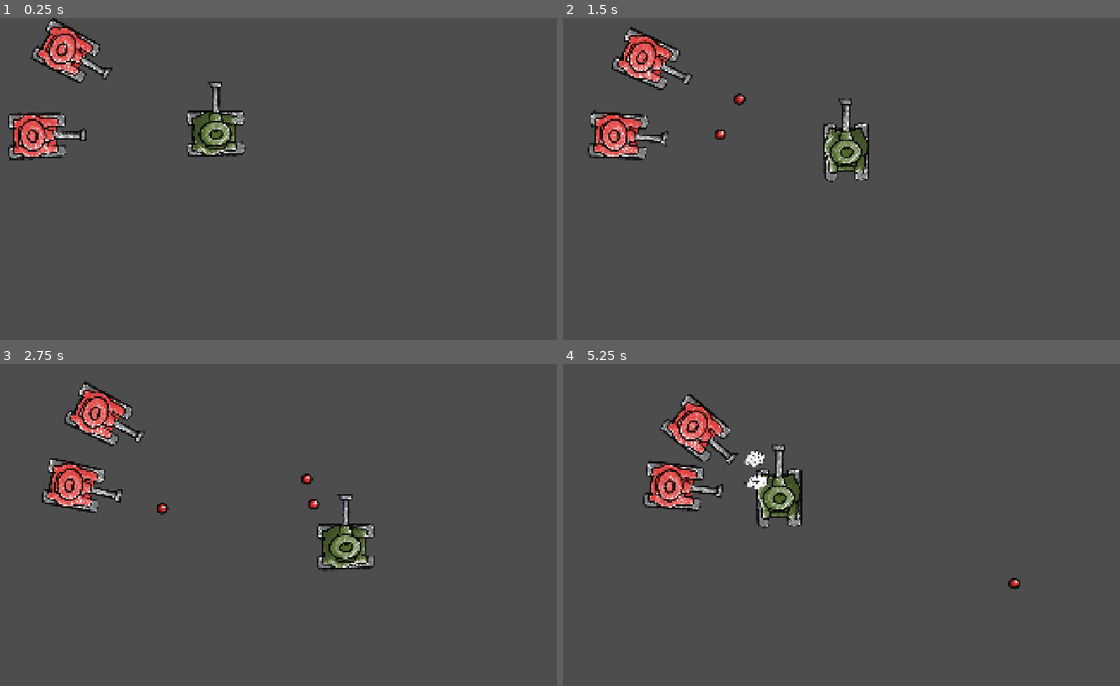
Above: before the commit, frames 1-4 (two rows, left to right).
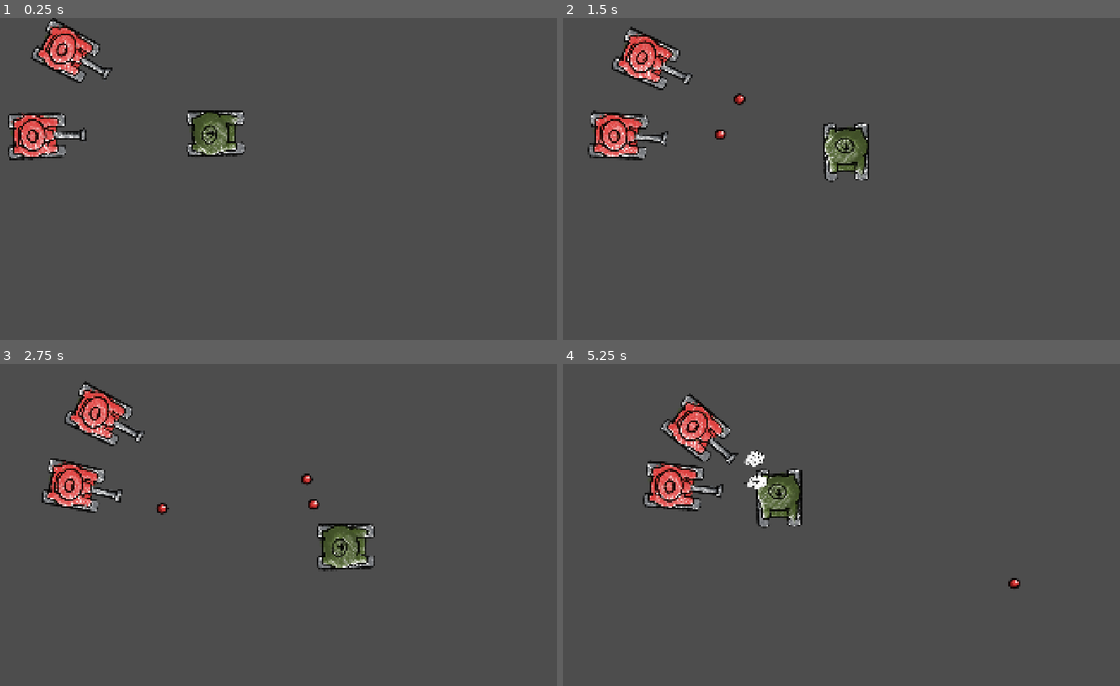
Above: after the commit, the same moments.

Repository: nuclearmayhem1/PapirStridsvogner
Game: Godot game, scene res://Scenes/bandittest.tscn
Same seed, same stepped clock (60 frames per second), same inputs: the game is played once before the commit and once after it. The project has no main scene, so this scene is started directly.
Inputs:
- Up to frame 1 (0.25 s): no input
- Up to frame 2 (1.5 s): hold D (move_right) 0.53-1.28 s; hold S (move_down) from 1.28 s (still down)
- Up to frame 3 (2.75 s): release S (move_down) at 2.03 s; hold D (move_right) from 2.03 s (still down)
- Up to frame 4 (5.25 s): release D (move_right) at 2.78 s; hold W (move_up) 2.78-3.53 s; hold A (move_left) 3.53-5.03 s; hold S (move_down) from 5.03 s (still down)

The runs differ from the first frame. In frame 1, 0.6% of the frame differs, in the area x 35-42%, y 19-41%; in frame 2, 0.5%; in frame 3, 0.5%; in frame 4, 0.6%.

Commit message:
Tidied some stuff up

Diff:
--- /dev/null
+++ b/papir-stridsvogner/Eksempel/eksempel.tscn
@@ -0,0 +1,30 @@
+[gd_scene format=3 uid="uid://d2sf7lmlptads"]
+
+[ext_resource type="PackedScene" uid="uid://bnuqbtkjkp1k0" path="res://Scenes/spiller.tscn" id="1_acy74"]
+[ext_resource type="PackedScene" uid="uid://dheg1cgn3jwtu" path="res://Scenes/kanon.tscn" id="2_h758t"]
+[ext_resource type="PackedScene" uid="uid://dh47jjsbopqah" path="res://Scenes/Vegger.tscn" id="3_5l251"]
+[ext_resource type="PackedScene" uid="uid://byo2w5gabse4e" path="res://Scenes/banditt.tscn" id="3_h758t"]
+[ext_resource type="PackedScene" uid="uid://d0xcmqiwcvt4e" path="res://Scenes/HpBar.tscn" id="5_h1vif"]
+
+[node name="Node2D" type="Node2D" unique_id=1808755597]
+
+[node name="Spiller" parent="." unique_id=1425814717 instance=ExtResource("1_acy74")]
+position = Vector2(884, 438)
+
+[node name="Kanon" parent="Spiller" unique_id=231075190 instance=ExtResource("2_h758t")]
+
+[node name="Banditt" parent="." unique_id=1097819703 instance=ExtResource("3_h758t")]
+position = Vector2(183, 475)
+
+[node name="Banditt2" parent="." unique_id=824915514 instance=ExtResource("3_h758t")]
+position = Vector2(1211, 758)
+
+[node name="Banditt3" parent="." unique_id=1867037200 instance=ExtResource("3_h758t")]
+position = Vector2(1717, 136)
+
+[node name="Vegger" parent="." unique_id=1763322066 instance=ExtResource("3_5l251")]
+
+[node name="Control" parent="." unique_id=415434373 instance=ExtResource("5_h1vif")]
+z_index = 9
+
+[connection signal="player_damage" from="Spiller" to="Control" method="_on_spiller_player_damage"]
--- /dev/null
+++ b/papir-stridsvogner/Scenes/HpBar.tscn
@@ -0,0 +1,39 @@
+[gd_scene format=3 uid="uid://d0xcmqiwcvt4e"]
+
+[ext_resource type="Script" uid="uid://bx8keswr5mxbe" path="res://Scripts/hpbar.gd" id="1_10kfc"]
+
+[sub_resource type="StyleBoxFlat" id="StyleBoxFlat_acy74"]
+bg_color = Color(0.06683296, 0.16911525, 0.032422367, 1)
+
+[sub_resource type="StyleBoxFlat" id="StyleBoxFlat_5l251"]
+bg_color = Color(0.32324338, 0.732155, 0, 1)
+
+[sub_resource type="LabelSettings" id="LabelSettings_acy74"]
+font_size = 76
+font_color = Color(1, 0, 0, 1)
+shadow_size = 2
+shadow_color = Color(0, 0, 0, 0.7529412)
+
+[node name="ProgressBar" type="ProgressBar" unique_id=820357167]
+offset_left = 71.0
+offset_top = 53.0
+offset_right = 542.0
+offset_bottom = 124.0
+theme_override_styles/background = SubResource("StyleBoxFlat_acy74")
+theme_override_styles/fill = SubResource("StyleBoxFlat_5l251")
+max_value = 5.0
+value = 5.0
+show_percentage = false
+script = ExtResource("1_10kfc")
+
+[node name="TapTekst" type="Label" parent="." unique_id=230564955]
+visible = false
+layout_mode = 0
+offset_left = -75.0
+offset_top = -51.0
+offset_right = 1847.0
+offset_bottom = 1027.0
+text = "YOU LOSE"
+label_settings = SubResource("LabelSettings_acy74")
+horizontal_alignment = 1
+vertical_alignment = 1
--- /dev/null
+++ b/papir-stridsvogner/Scenes/Vegger.tscn
@@ -0,0 +1,177 @@
+[gd_scene format=3 uid="uid://dh47jjsbopqah"]
+
+[ext_resource type="Texture2D" uid="uid://bgthaoxh6dak8" path="res://Assets/HinderSnubletråd.png" id="1_wlkvx"]
+
+[sub_resource type="RectangleShape2D" id="RectangleShape2D_pjpqf"]
+size = Vector2(20, 1107)
+
+[sub_resource type="RectangleShape2D" id="RectangleShape2D_6jkyn"]
+size = Vector2(1925, 20)
+
+[node name="StaticBody2D2" type="StaticBody2D" unique_id=1763322066]
+
+[node name="CollisionShape2D" type="CollisionShape2D" parent="." unique_id=367102172]
+position = Vector2(0, 543.5)
+shape = SubResource("RectangleShape2D_pjpqf")
+
+[node name="CollisionShape2D2" type="CollisionShape2D" parent="." unique_id=301619744]
+position = Vector2(960.5, 0)
+shape = SubResource("RectangleShape2D_6jkyn")
+
+[node name="CollisionShape2D3" type="CollisionShape2D" parent="." unique_id=220675838]
+position = Vector2(969.5, 1080)
+shape = SubResource("RectangleShape2D_6jkyn")
+
+[node name="CollisionShape2D4" type="CollisionShape2D" parent="." unique_id=111764608]
+position = Vector2(1920, 543.5)
+shape = SubResource("RectangleShape2D_pjpqf")
+
+[node name="Sprite2D" type="Sprite2D" parent="." unique_id=1607088553]
+position = Vector2(8.753, 112.99721)
+rotation = 1.5707964
+scale = Vector2(0.41157687, 0.5777431)
+texture = ExtResource("1_wlkvx")
+
+[node name="Sprite2D2" type="Sprite2D" parent="." unique_id=563064569]
+position = Vector2(3.752999, 325.9972)
+rotation = 1.5707964
+scale = Vector2(0.41157687, 0.5777431)
+texture = ExtResource("1_wlkvx")
+
+[node name="Sprite2D3" type="Sprite2D" parent="." unique_id=453571187]
+position = Vector2(0.7529986, 539.9972)
+rotation = 1.5707964
+scale = Vector2(0.41157687, 0.5777431)
+texture = ExtResource("1_wlkvx")
+
+[node name="Sprite2D4" type="Sprite2D" parent="." unique_id=1705205687]
+position = Vector2(-2.2470012, 755.99725)
+rotation = 1.5707964
+scale = Vector2(0.41157687, 0.5777431)
+texture = ExtResource("1_wlkvx")
+
+[node name="Sprite2D5" type="Sprite2D" parent="." unique_id=1511277109]
+position = Vector2(-6.2470007, 971.9972)
+rotation = 1.5707964
+scale = Vector2(0.41157687, 0.5777431)
+texture = ExtResource("1_wlkvx")
+
+[node name="Sprite2D6" type="Sprite2D" parent="." unique_id=1514540537]
+position = Vector2(1926.7529, 115.99721)
+rotation = -1.5707964
+scale = Vector2(0.41157687, 0.5777431)
+texture = ExtResource("1_wlkvx")
+
+[node name="Sprite2D7" type="Sprite2D" parent="." unique_id=959167345]
+position = Vector2(1921.7529, 328.9972)
+rotation = -1.5707964
+scale = Vector2(0.41157687, 0.5777431)
+texture = ExtResource("1_wlkvx")
+
+[node name="Sprite2D26" type="Sprite2D" parent="." unique_id=1735017718]
+position = Vector2(1918.7529, 542.9972)
+rotation = -1.5707964
+scale = Vector2(0.41157687, 0.5777431)
+texture = ExtResource("1_wlkvx")
+
+[node name="Sprite2D27" type="Sprite2D" parent="." unique_id=828968785]
+position = Vector2(1915.7529, 758.99725)
+rotation = -1.5707964
+scale = Vector2(0.41157687, 0.5777431)
+texture = ExtResource("1_wlkvx")
+
+[node name="Sprite2D28" type="Sprite2D" parent="." unique_id=1871798515]
+position = Vector2(1911.7529, 974.9972)
+rotation = -1.5707964
+scale = Vector2(0.41157687, 0.5777431)
+texture = ExtResource("1_wlkvx")
+
+[node name="Sprite2D8" type="Sprite2D" parent="." unique_id=1909171154]
+position = Vector2(523.00006, 1070.0001)
+scale = Vector2(0.41157687, 0.5777431)
+texture = ExtResource("1_wlkvx")
+
+[node name="Sprite2D9" type="Sprite2D" parent="." unique_id=1624072878]
+position = Vector2(94.00006, 1070)
+scale = Vector2(0.41157687, 0.5777431)
+texture = ExtResource("1_wlkvx")
+
+[node name="Sprite2D10" type="Sprite2D" parent="." unique_id=507713341]
+position = Vector2(307.00003, 1070.0001)
+scale = Vector2(0.41157687, 0.5777431)
+texture = ExtResource("1_wlkvx")
+
+[node name="Sprite2D11" type="Sprite2D" parent="." unique_id=540841595]
+position = Vector2(1165.9971, 1072.753)
+scale = Vector2(0.41157687, 0.5777431)
+texture = ExtResource("1_wlkvx")
+
+[node name="Sprite2D12" type="Sprite2D" parent="." unique_id=1180838392]
+position = Vector2(736.99713, 1072.7529)
+scale = Vector2(0.41157687, 0.5777431)
+texture = ExtResource("1_wlkvx")
+
+[node name="Sprite2D13" type="Sprite2D" parent="." unique_id=1707390204]
+position = Vector2(949.9971, 1072.753)
+scale = Vector2(0.41157687, 0.5777431)
+texture = ExtResource("1_wlkvx")
+
+[node name="Sprite2D14" type="Sprite2D" parent="." unique_id=83653628]
+position = Vector2(1812.9971, 1072.753)
+scale = Vector2(0.41157687, 0.5777431)
+texture = ExtResource("1_wlkvx")
+
+[node name="Sprite2D15" type="Sprite2D" parent="." unique_id=1454052031]
+position = Vector2(1383.9971, 1072.7529)
+scale = Vector2(0.41157687, 0.5777431)
+texture = ExtResource("1_wlkvx")
+
+[node name="Sprite2D16" type="Sprite2D" parent="." unique_id=2031394555]
+position = Vector2(1596.9971, 1072.753)
+scale = Vector2(0.41157687, 0.5777431)
+texture = ExtResource("1_wlkvx")
+
+[node name="Sprite2D17" type="Sprite2D" parent="." unique_id=2070562273]
+position = Vector2(521.9972, -1.2468262)
+scale = Vector2(0.41157687, 0.5777431)
+texture = ExtResource("1_wlkvx")
+
+[node name="Sprite2D18" type="Sprite2D" parent="." unique_id=1710949582]
+position = Vector2(92.99721, -1.2469482)
+scale = Vector2(0.41157687, 0.5777431)
+texture = ExtResource("1_wlkvx")
+
+[node name="Sprite2D19" type="Sprite2D" parent="." unique_id=1811639909]
+position = Vector2(305.9972, -1.2468262)
+scale = Vector2(0.41157687, 0.5777431)
+texture = ExtResource("1_wlkvx")
+
+[node name="Sprite2D20" type="Sprite2D" parent="." unique_id=1422829427]
+position = Vector2(1164.9943, 1.5061035)
+scale = Vector2(0.41157687, 0.5777431)
+texture = ExtResource("1_wlkvx")
+
+[node name="Sprite2D21" type="Sprite2D" parent="." unique_id=1936067831]
+position = Vector2(735.99426, 1.5059814)
+scale = Vector2(0.41157687, 0.5777431)
+texture = ExtResource("1_wlkvx")
+
+[node name="Sprite2D22" type="Sprite2D" parent="." unique_id=969128405]
+position = Vector2(948.9942, 1.5061035)
+scale = Vector2(0.41157687, 0.5777431)
+texture = ExtResource("1_wlkvx")
+
+[node name="Sprite2D23" type="Sprite2D" parent="." unique_id=1527723750]
+position = Vector2(1811.9943, 1.5061035)
+scale = Vector2(0.41157687, 0.5777431)
+texture = ExtResource("1_wlkvx")
+
+[node name="Sprite2D24" type="Sprite2D" parent="." unique_id=941924348]
+position = Vector2(1382.9943, 1.5059814)
+scale = Vector2(0.41157687, 0.5777431)
+texture = ExtResource("1_wlkvx")
+
+[node name="Sprite2D25" type="Sprite2D" parent="." unique_id=776494718]
+position = Vector2(1595.9943, 1.5061035)
+scale = Vector2(0.41157687, 0.5777431)
+texture = ExtResource("1_wlkvx")
--- a/papir-stridsvogner/Scenes/main_example.tscn
+++ /dev/null
@@ -1,242 +0,0 @@
-[gd_scene format=3 uid="uid://d2sf7lmlptads"]
-
-[ext_resource type="PackedScene" uid="uid://bnuqbtkjkp1k0" path="res://Scenes/spiller.tscn" id="1_acy74"]
-[ext_resource type="Script" uid="uid://bx8keswr5mxbe" path="res://Scripts/hpbar.gd" id="2_acy74"]
-[ext_resource type="Texture2D" uid="uid://bgthaoxh6dak8" path="res://Assets/HinderSnubletråd.png" id="3_5l251"]
-[ext_resource type="PackedScene" uid="uid://byo2w5gabse4e" path="res://Scenes/banditt.tscn" id="3_h758t"]
-
-[sub_resource type="RectangleShape2D" id="RectangleShape2D_pjpqf"]
-size = Vector2(20, 1107)
-
-[sub_resource type="RectangleShape2D" id="RectangleShape2D_6jkyn"]
-size = Vector2(1925, 20)
-
-[sub_resource type="StyleBoxFlat" id="StyleBoxFlat_acy74"]
-bg_color = Color(0.06683296, 0.16911525, 0.032422367, 1)
-
-[sub_resource type="StyleBoxFlat" id="StyleBoxFlat_5l251"]
-bg_color = Color(0.32324338, 0.732155, 0, 1)
-
-[sub_resource type="LabelSettings" id="LabelSettings_acy74"]
-font_size = 76
-font_color = Color(1, 0, 0, 1)
-shadow_size = 2
-shadow_color = Color(0, 0, 0, 0.7529412)
-
-[node name="Node2D" type="Node2D" unique_id=1808755597]
-
-[node name="Spiller" parent="." unique_id=1425814717 instance=ExtResource("1_acy74")]
-position = Vector2(884, 438)
-
-[node name="Banditt" parent="." unique_id=1097819703 instance=ExtResource("3_h758t")]
-position = Vector2(183, 475)
-
-[node name="Banditt2" parent="." unique_id=824915514 instance=ExtResource("3_h758t")]
-position = Vector2(1211, 758)
-
-[node name="Banditt3" parent="." unique_id=1867037200 instance=ExtResource("3_h758t")]
-position = Vector2(1717, 136)
-
-[node name="StaticBody2D2" type="StaticBody2D" parent="." unique_id=792528873]
-
-[node name="CollisionShape2D" type="CollisionShape2D" parent="StaticBody2D2" unique_id=103990693]
-position = Vector2(0, 543.5)
-shape = SubResource("RectangleShape2D_pjpqf")
-
-[node name="CollisionShape2D2" type="CollisionShape2D" parent="StaticBody2D2" unique_id=651090119]
-position = Vector2(960.5, 0)
-shape = SubResource("RectangleShape2D_6jkyn")
-
-[node name="CollisionShape2D3" type="CollisionShape2D" parent="StaticBody2D2" unique_id=1374333315]
-position = Vector2(969.5, 1080)
-shape = SubResource("RectangleShape2D_6jkyn")
-
-[node name="CollisionShape2D4" type="CollisionShape2D" parent="StaticBody2D2" unique_id=1387165259]
-position = Vector2(1920, 543.5)
-shape = SubResource("RectangleShape2D_pjpqf")
-
-[node name="Sprite2D" type="Sprite2D" parent="StaticBody2D2" unique_id=1059202403]
-position = Vector2(8.753, 112.99721)
-rotation = 1.5707964
-scale = Vector2(0.41157687, 0.5777431)
-texture = ExtResource("3_5l251")
-
-[node name="Sprite2D2" type="Sprite2D" parent="StaticBody2D2" unique_id=1879184073]
-position = Vector2(3.752999, 325.9972)
-rotation = 1.5707964
-scale = Vector2(0.41157687, 0.5777431)
-texture = ExtResource("3_5l251")
-
-[node name="Sprite2D3" type="Sprite2D" parent="StaticBody2D2" unique_id=893055991]
-position = Vector2(0.7529986, 539.9972)
-rotation = 1.5707964
-scale = Vector2(0.41157687, 0.5777431)
-texture = ExtResource("3_5l251")
-
-[node name="Sprite2D4" type="Sprite2D" parent="StaticBody2D2" unique_id=1265959084]
-position = Vector2(-2.2470012, 755.99725)
-rotation = 1.5707964
-scale = Vector2(0.41157687, 0.5777431)
-texture = ExtResource("3_5l251")
-
-[node name="Sprite2D5" type="Sprite2D" parent="StaticBody2D2" unique_id=809557903]
-position = Vector2(-6.2470007, 971.9972)
-rotation = 1.5707964
-scale = Vector2(0.41157687, 0.5777431)
-texture = ExtResource("3_5l251")
-
-[node name="Sprite2D6" type="Sprite2D" parent="StaticBody2D2" unique_id=253240761]
-position = Vector2(1926.7529, 115.99721)
-rotation = -1.5707964
-scale = Vector2(0.41157687, 0.5777431)
-texture = ExtResource("3_5l251")
-
-[node name="Sprite2D7" type="Sprite2D" parent="StaticBody2D2" unique_id=472623424]
-position = Vector2(1921.7529, 328.9972)
-rotation = -1.5707964
-scale = Vector2(0.41157687, 0.5777431)
-texture = ExtResource("3_5l251")
-
-[node name="Sprite2D26" type="Sprite2D" parent="StaticBody2D2" unique_id=386330569]
-position = Vector2(1918.7529, 542.9972)
-rotation = -1.5707964
-scale = Vector2(0.41157687, 0.5777431)
-texture = ExtResource("3_5l251")
-
-[node name="Sprite2D27" type="Sprite2D" parent="StaticBody2D2" unique_id=702802109]
-position = Vector2(1915.7529, 758.99725)
-rotation = -1.5707964
-scale = Vector2(0.41157687, 0.5777431)
-texture = ExtResource("3_5l251")
-
-[node name="Sprite2D28" type="Sprite2D" parent="StaticBody2D2" unique_id=971479993]
-position = Vector2(1911.7529, 974.9972)
-rotation = -1.5707964
-scale = Vector2(0.41157687, 0.5777431)
-texture = ExtResource("3_5l251")
-
-[node name="Sprite2D8" type="Sprite2D" parent="StaticBody2D2" unique_id=1963134347]
-position = Vector2(523.00006, 1070.0001)
-scale = Vector2(0.41157687, 0.5777431)
-texture = ExtResource("3_5l251")
-
-[node name="Sprite2D9" type="Sprite2D" parent="StaticBody2D2" unique_id=431285332]
-position = Vector2(94.00006, 1070)
-scale = Vector2(0.41157687, 0.5777431)
-texture = ExtResource("3_5l251")
-
-[node name="Sprite2D10" type="Sprite2D" parent="StaticBody2D2" unique_id=1195172725]
-position = Vector2(307.00003, 1070.0001)
-scale = Vector2(0.41157687, 0.5777431)
-texture = ExtResource("3_5l251")
-
-[node name="Sprite2D11" type="Sprite2D" parent="StaticBody2D2" unique_id=1585882283]
-position = Vector2(1165.9971, 1072.753)
-scale = Vector2(0.41157687, 0.5777431)
-texture = ExtResource("3_5l251")
-
-[node name="Sprite2D12" type="Sprite2D" parent="StaticBody2D2" unique_id=1947594627]
-position = Vector2(736.99713, 1072.7529)
-scale = Vector2(0.41157687, 0.5777431)
-texture = ExtResource("3_5l251")
-
-[node name="Sprite2D13" type="Sprite2D" parent="StaticBody2D2" unique_id=1522182105]
-position = Vector2(949.9971, 1072.753)
-scale = Vector2(0.41157687, 0.5777431)
-texture = ExtResource("3_5l251")
-
-[node name="Sprite2D14" type="Sprite2D" parent="StaticBody2D2" unique_id=1105258809]
-position = Vector2(1812.9971, 1072.753)
-scale = Vector2(0.41157687, 0.5777431)
-texture = ExtResource("3_5l251")
-
-[node name="Sprite2D15" type="Sprite2D" parent="StaticBody2D2" unique_id=1734357257]
-position = Vector2(1383.9971, 1072.7529)
-scale = Vector2(0.41157687, 0.5777431)
-texture = ExtResource("3_5l251")
-
-[node name="Sprite2D16" type="Sprite2D" parent="StaticBody2D2" unique_id=1195381032]
-position = Vector2(1596.9971, 1072.753)
-scale = Vector2(0.41157687, 0.5777431)
-texture = ExtResource("3_5l251")
-
-[node name="Sprite2D17" type="Sprite2D" parent="StaticBody2D2" unique_id=1247371660]
-position = Vector2(521.9972, -1.2468262)
-scale = Vector2(0.41157687, 0.5777431)
-texture = ExtResource("3_5l251")
-
-[node name="Sprite2D18" type="Sprite2D" parent="StaticBody2D2" unique_id=74853637]
-position = Vector2(92.99721, -1.2469482)
-scale = Vector2(0.41157687, 0.5777431)
-texture = ExtResource("3_5l251")
-
-[node name="Sprite2D19" type="Sprite2D" parent="StaticBody2D2" unique_id=828135447]
-position = Vector2(305.9972, -1.2468262)
-scale = Vector2(0.41157687, 0.5777431)
-texture = ExtResource("3_5l251")
-
-[node name="Sprite2D20" type="Sprite2D" parent="StaticBody2D2" unique_id=946884990]
-position = Vector2(1164.9943, 1.5061035)
-scale = Vector2(0.41157687, 0.5777431)
-texture = ExtResource("3_5l251")
-
-[node name="Sprite2D21" type="Sprite2D" parent="StaticBody2D2" unique_id=1513161756]
-position = Vector2(735.99426, 1.5059814)
-scale = Vector2(0.41157687, 0.5777431)
-texture = ExtResource("3_5l251")
-
-[node name="Sprite2D22" type="Sprite2D" parent="StaticBody2D2" unique_id=1852515812]
-position = Vector2(948.9942, 1.5061035)
-scale = Vector2(0.41157687, 0.5777431)
-texture = ExtResource("3_5l251")
-
-[node name="Sprite2D23" type="Sprite2D" parent="StaticBody2D2" unique_id=1121613149]
-position = Vector2(1811.9943, 1.5061035)
-scale = Vector2(0.41157687, 0.5777431)
-texture = ExtResource("3_5l251")
-
-[node name="Sprite2D24" type="Sprite2D" parent="StaticBody2D2" unique_id=381021814]
-position = Vector2(1382.9943, 1.5059814)
-scale = Vector2(0.41157687, 0.5777431)
-texture = ExtResource("3_5l251")
-
-[node name="Sprite2D25" type="Sprite2D" parent="StaticBody2D2" unique_id=284203953]
-position = Vector2(1595.9943, 1.5061035)
-scale = Vector2(0.41157687, 0.5777431)
-texture = ExtResource("3_5l251")
-
-[node name="Control" type="Control" parent="." unique_id=120338943]
-layout_mode = 3
-anchors_preset = 15
-anchor_right = 1.0
-anchor_bottom = 1.0
-grow_horizontal = 2
-grow_vertical = 2
-size_flags_horizontal = 3
-size_flags_vertical = 3
-
-[node name="ProgressBar" type="ProgressBar" parent="Control" unique_id=1260197450]
-layout_mode = 0
-offset_left = 23.0
-offset_top = 22.0
-offset_right = 494.0
-offset_bottom = 93.0
-theme_override_styles/background = SubResource("StyleBoxFlat_acy74")
-theme_override_styles/fill = SubResource("StyleBoxFlat_5l251")
-max_value = 5.0
-show_percentage = false
-script = ExtResource("2_acy74")
-
-[node name="TapTekst" type="Label" parent="Control" unique_id=647518033]
-visible = false
-layout_mode = 0
-offset_left = -4.0
-offset_top = 2.0
-offset_right = 1918.0
-offset_bottom = 1080.0
-text = "YOU LOSE"
-label_settings = SubResource("LabelSettings_acy74")
-horizontal_alignment = 1
-vertical_alignment = 1
-
-[connection signal="player_damage" from="Spiller" to="Control/ProgressBar" method="_on_spiller_player_damage"]
--- a/papir-stridsvogner/Scenes/spiller.tscn
+++ b/papir-stridsvogner/Scenes/spiller.tscn
@@ -2,7 +2,6 @@
 
 [ext_resource type="Script" uid="uid://1hhhwkiia0d8" path="res://Scripts/spiller.gd" id="1_51lhb"]
 [ext_resource type="Texture2D" uid="uid://gpr438qdtqua" path="res://Assets/SpillerTank.png" id="2_8k014"]
-[ext_resource type="PackedScene" uid="uid://dheg1cgn3jwtu" path="res://Scenes/kanon.tscn" id="3_jiy7n"]
 
 [sub_resource type="RectangleShape2D" id="RectangleShape2D_ksfn8"]
 size = Vector2(163, 121)
@@ -19,6 +18,3 @@
 [node name="CollisionShape2D" type="CollisionShape2D" parent="." unique_id=390288912]
 position = Vector2(-1.5, -2.5)
 shape = SubResource("RectangleShape2D_ksfn8")
-
-[node name="Kanon" parent="." unique_id=231075190 instance=ExtResource("3_jiy7n")]
-position = Vector2(0, -1)
--- a/papir-stridsvogner/Scripts/hpbar.gd
+++ b/papir-stridsvogner/Scripts/hpbar.gd
@@ -9,5 +9,5 @@
 	player_hp -= 1
 	self.value = player_hp
 	if player_hp == 0:
-		$"../TapTekst".visible = true
+		$TapTekst.visible = true
 		get_tree().paused = true
--- a/papir-stridsvogner/Scripts/spiller.gd
+++ b/papir-stridsvogner/Scripts/spiller.gd
@@ -1,13 +1,21 @@
+# Godot har mange nyttige funkjsoner.
+# Når en skriptfil startes med "extends _____"
+# Så låner vi kode som har noen ferdigskrevet funksjoner
 extends CharacterBody2D
 
+# Linjer som starter med en "#" er kommentar
+# Godot ignorerer alle kommentarlinjer
+# De brukes for å notere ting i selve koden, for å gjøre det lettere å lese
+
+# Denne er en "const", eller konstant variabel.
+# Den kan ikke endres på når spillet er i gang
 const SPEED = 300.0
 
-signal player_damage
-
 func _physics_process(_delta: float) -> void:
-
+	# Lag ny variabel for retning
 	var movement_direction = Vector2.ZERO
 
+	# Denne brukes overalt i programmering. Hvis X, utfør Y
 	if Input.is_action_pressed("move_up"):
 		movement_direction += Vector2.UP
 	if Input.is_action_pressed("move_left"):
@@ -18,12 +26,14 @@
 		movement_direction += Vector2.DOWN
 
 	velocity = movement_direction * SPEED
-	#if you let go of movement keys, the belts won't snap to facing right when the tank stops moving
+
+	# Hvis du slipper tastene
+	# Så holder stridsvognen seg til samme retning før du slapp
 	if velocity != Vector2.ZERO:
 		self.global_rotation = velocity.angle()
 
 	move_and_slide()
 
-
+signal player_damage
 func take_damage():
 	emit_signal("player_damage")
--- /dev/null
+++ b/papir-stridsvogner/test.tscn
@@ -0,0 +1,16 @@
+[gd_scene format=3 uid="uid://us6ig884hmlo"]
+
+[ext_resource type="PackedScene" uid="uid://bnuqbtkjkp1k0" path="res://Scenes/spiller.tscn" id="1_8uh7m"]
+[ext_resource type="PackedScene" uid="uid://dheg1cgn3jwtu" path="res://Scenes/kanon.tscn" id="2_6uqi0"]
+[ext_resource type="PackedScene" uid="uid://byo2w5gabse4e" path="res://Scenes/banditt.tscn" id="3_6uqi0"]
+
+[node name="Node2D" type="Node2D" unique_id=758533502]
+
+[node name="Spiller" parent="." unique_id=1425814717 instance=ExtResource("1_8uh7m")]
+position = Vector2(518, 311)
+
+[node name="Kanon" parent="Spiller" unique_id=231075190 instance=ExtResource("2_6uqi0")]
+position = Vector2(-1, 1)
+
+[node name="Banditt" parent="." unique_id=1097819703 instance=ExtResource("3_6uqi0")]
+position = Vector2(1178, 370)
